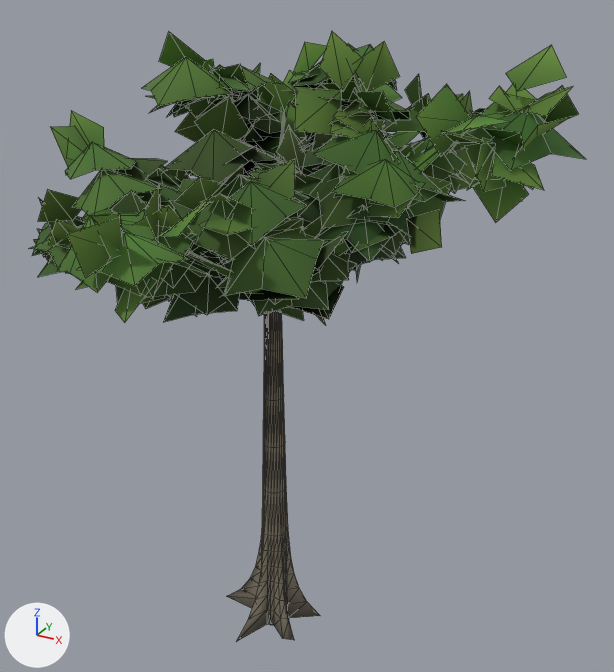
What one commit did to the glTF model public/ark/assets/v1/trees/emergent-b.lod1.glb.
One viewpoint serves both versions: a camera (50 mm lens) standing at (14.0, -22.8, 23.9) and looking at (1.2, 0.5, 12.3). Every picture has the same lights, and +X, +Y and +Z are marked at lower left. The first picture is the older version. Mesh edges are drawn as thin lines. Vertices at exactly the same position are counted once.
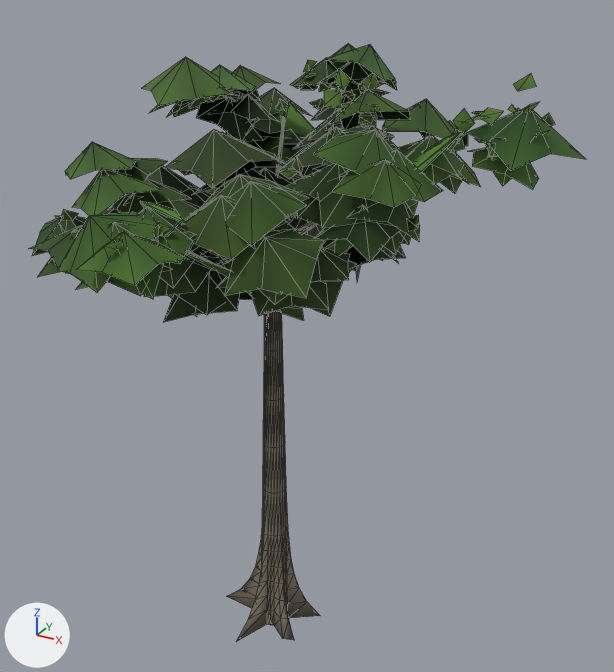
Changed parts and their boxes [x1, y1, x2, y2] in the pictures (614 x 672 px; the box of a moved part takes in the faces that stretch with it):
```json
{"object": "Mesh_0", "change": "reshaped", "before": [29, 31, 585, 641], "after": [29, 44, 585, 641]}
{"part": 1, "of": "me_mesh_0", "change": "moved or reshaped", "before": [34, 31, 578, 325], "after": [38, 60, 555, 286]}
{"part": 2, "of": "me_mesh_0", "change": "recoloured", "before": [33, 31, 555, 322], "after": [33, 44, 555, 317]}
```

Scene script edits in JSON lines:
```json
{"block": "me_mesh_0", "where": "# used by ob_mesh_0; location = (0.0, 0.0, 0.0)"}
{"op": "remove", "block": "me_mesh_0", "code": "me_mesh_0.from_pydata(...)  # 2925 vertices, 2800 faces; spans x -6.7..9.5, y -8.9..9.0, z 0.0..22.1"}
{"op": "add", "block": "me_mesh_0", "code": "me_mesh_0.from_pydata(...)  # 2925 vertices, 2800 faces; spans x -6.7..9.5, y -8.1..9.0, z 0.0..21.2"}
{"block": "me_mesh_0", "change": "me_mesh_0 part 1: 895 of 2925 vertices moved; they spanned x -6.6..9.3, y -8.9..8.0, z 13.1..22.1 and now span x -5.9..8.7, y -8.1..7.4, z 14.0..21.2; mean shift (0.0, 0.0, -0.1); largest move (-1.5, 3.4, 16.8) -> (1.3, 4.5, 16.8)"}
{"block": "me_mesh_0", "change": "me_mesh_0 part 2: 1178 kept faces spanning x -6.7..9.5, y -8.1..9.0, z 13.9..21.2 get new vertex colours; the middle colour goes from dark green #3d5e25 to dark green #365320"}
```
